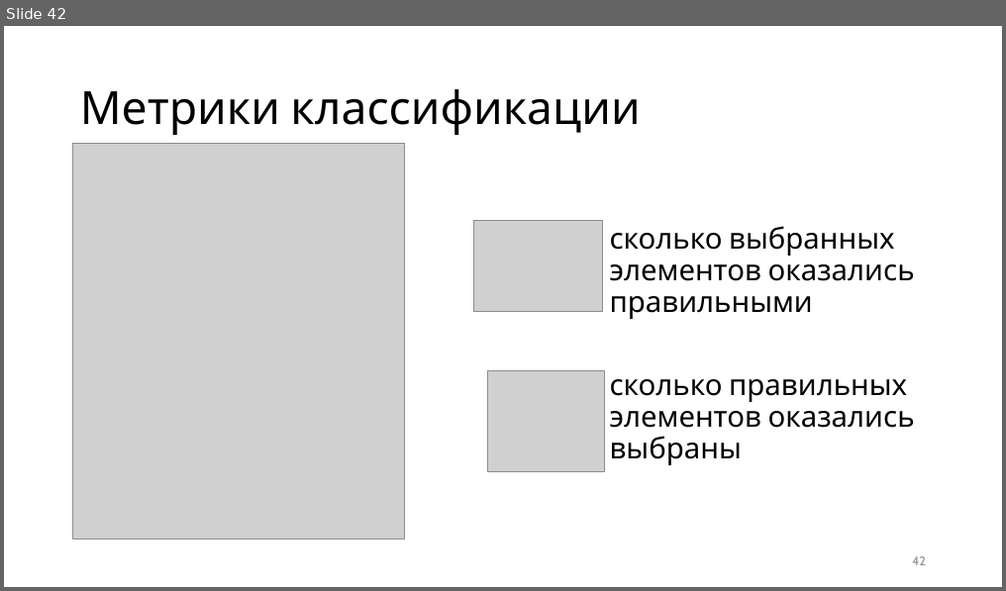
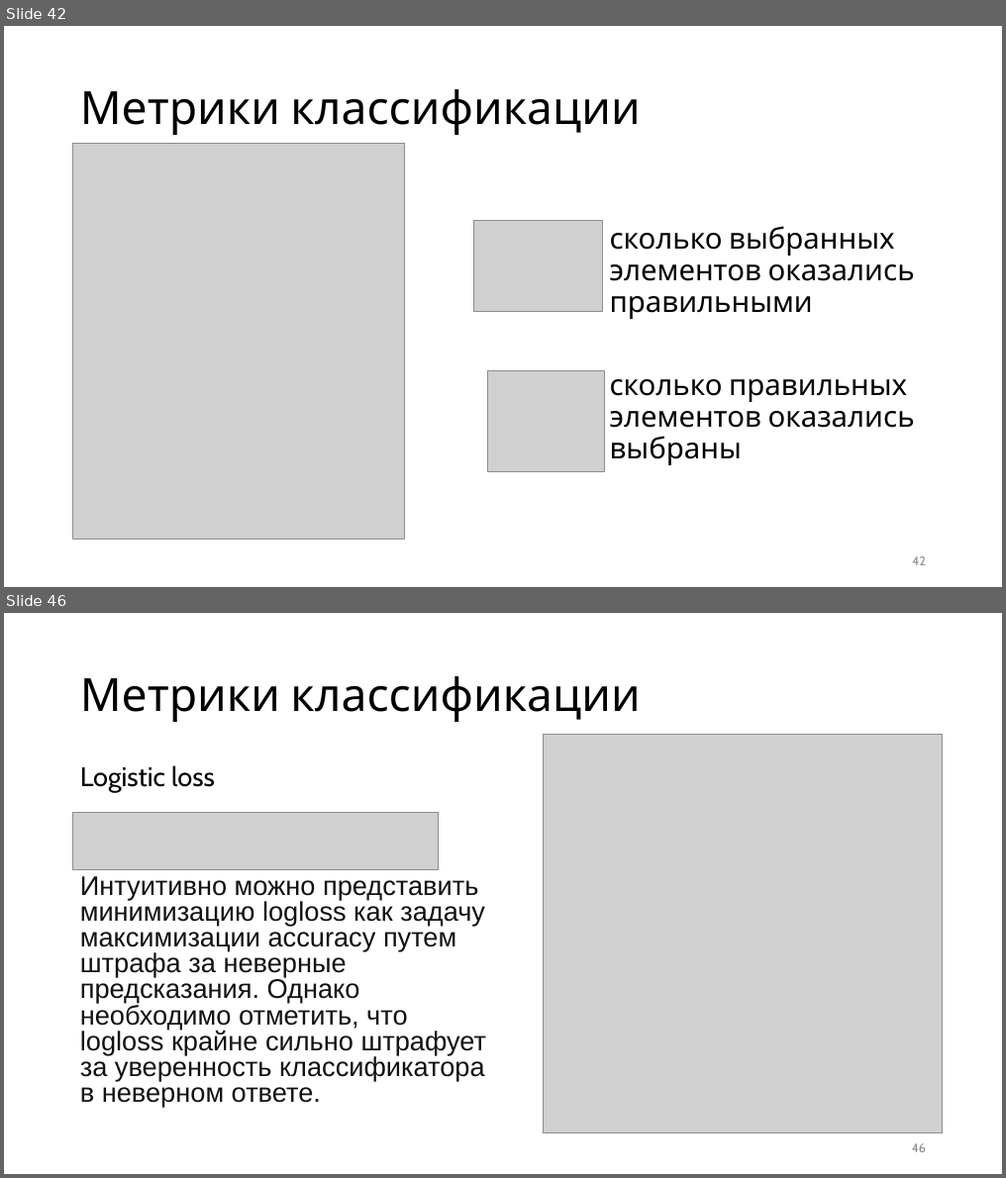
Before and after one commit to kurmakaevAlsu/ML_kurs2022, a slide deck: Машинное обучение.pptx. Shown one above the other, each under a label of ours: slide 42 before the commit, slides 42 and 46 after it; the slides between them are not shown. The pictures are 1006x591 and 1006x1178 pixels, drawn with LibreOffice and Linux fonts; fonts in the diff are those of the drawing; grey boxes stand for pictures. Boxes give left, top, right and bottom in pixels: in the first picture for what was removed or moved away, otherwise in the second. Text is boxed around its words. In the diff, an @@ line names an element or a change of style, - is before the commit and + after.

```diff
--- a/Машинное обучение.pptx
+++ b/Машинное обучение.pptx
@@ slide 46 added at (4,613,1002,1174), background #FFFFFF @@
@@ title added at (80,676,640,722), 44 pt, text #000000 @@
+Метрики классификации
@@ picture added at (543,735,943,1134) @@
@@ text added at (80,765,487,1107), 25.9 pt, text #111111 @@
+Logistic loss
+Интуитивно можно представить минимизацию logloss как задачу максимизации accuracy путем штрафа за неверные предсказания. Однако необходимо отметить, что logloss крайне сильно штрафует за уверенность классификатора в неверном ответе.
@@ picture added at (73,812,439,869) @@
@@ page number added at (912,1144,926,1153), 12 pt, text #8C8C8C @@
+46
```
Also in this commit, not shown: 3 slides changed, 2 other slides added.
